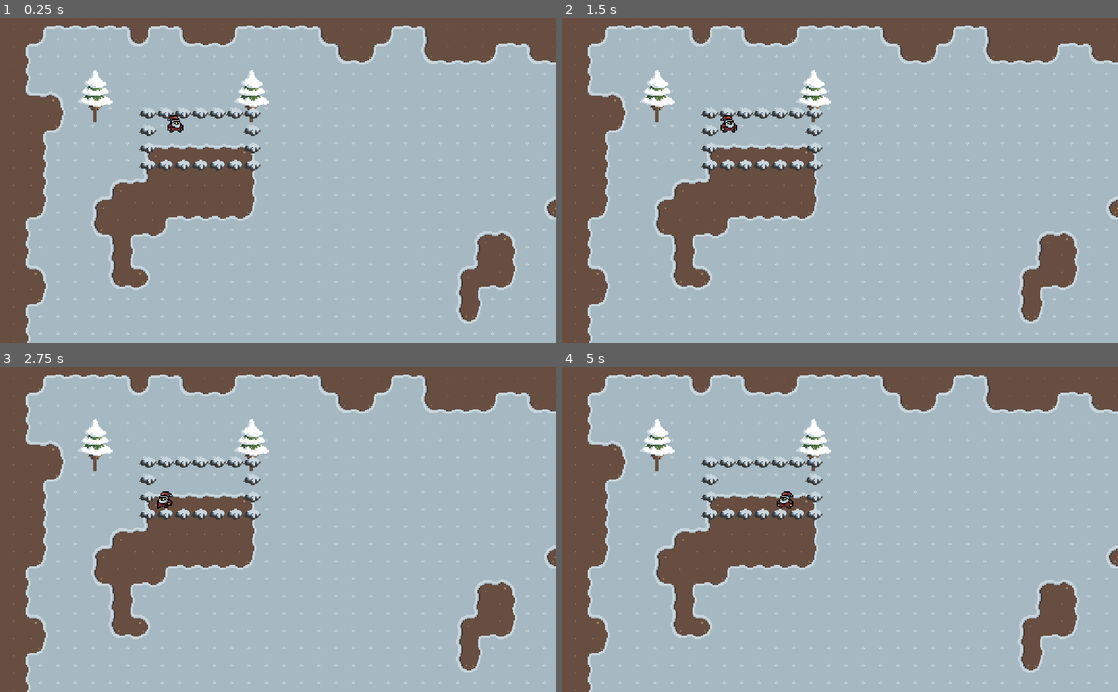
Above: before the commit, frames 1-4 (two rows, left to right).
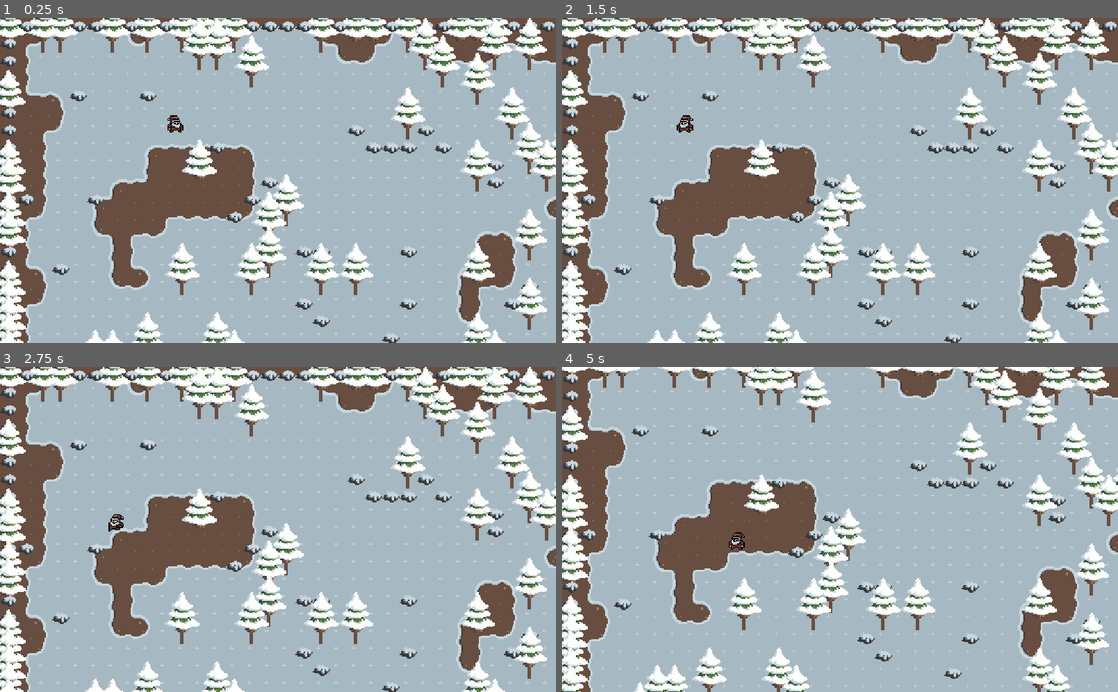
Above: after the commit, the same moments.

Repository: Nexe08/Winter-Game-Jam
Game: Godot game, scene res://Scene/Main.tscn
The game is run twice, just before and just after one commit, with the same random seed, the same clock (stepped at 60 frames per second) and the same inputs.
Inputs:
- Up to frame 1 (0.25 s): no input
- Up to frame 2 (1.5 s): tap Enter at 0.5 s; hold A (a) 0.53-1.28 s; tap D (d) at 0.8, 1.35 s
- Up to frame 3 (2.75 s): tap S (s) at 1.55 s; hold S (s) from 2.03 s (still down); tap A (a) at 2.3 s
- Up to frame 4 (5 s): release S (s) at 2.78 s; tap A (a) at 2.85, 4.55 s; tap D (d) at 3.05 s; hold D (d) 3.53-4.28 s; tap S (s) at 3.8, 4.35 s

The runs differ from the first frame. In frame 1, 21% of the frame differs, in the area x 0-100%, y 0-100%; in frame 2, 21%; in frame 3, 21%; in frame 4, 29%.

Commit message:
Implemantead random map generation.

Diff:
--- a/Scene/Main.tscn
+++ b/Scene/Main.tscn
@@ -1,10 +1,11 @@
-[gd_scene load_steps=9 format=2]
+[gd_scene load_steps=10 format=2]
 
 [ext_resource path="res://Assate/Sprites/Props/Original/Snowy/tree_snowy.png" type="Texture" id=1]
 [ext_resource path="res://Assate/Sprites/Props/Original/Snowy/rock_snowy.png" type="Texture" id=2]
 [ext_resource path="res://Assate/Tileset/SnowGround.tres" type="TileSet" id=3]
 [ext_resource path="res://Assate/Tileset/MudGround.tres" type="TileSet" id=4]
 [ext_resource path="res://Scene/Character/Senta.tscn" type="PackedScene" id=5]
+[ext_resource path="res://Script/Main.gd" type="Script" id=6]
 
 [sub_resource type="ConvexPolygonShape2D" id=2]
 points = PoolVector2Array( 16, 9.96388, 0, 10.4125, 0, 0, 16, 0 )
@@ -57,6 +58,8 @@
 2/z_index = 0
 
 [node name="Main" type="Node2D"]
+script = ExtResource( 6 )
+tile_map = NodePath("YSort/Propes")
 
 [node name="SnowGround" type="TileMap" parent="."]
 tile_set = ExtResource( 3 )
@@ -78,7 +81,6 @@
 cell_y_sort = true
 centered_textures = true
 format = 1
-tile_data = PoolIntArray( 262149, 2, 0, 262158, 2, 0, 327688, 1, 0, 327689, 1, 0, 327690, 1, 0, 327691, 1, 0, 327692, 1, 0, 327693, 1, 0, 327694, 1, 0, 393224, 1, 0, 393230, 1, 0, 458760, 1, 0, 458766, 1, 0, 524296, 1, 0, 524297, 1, 0, 524298, 1, 0, 524299, 1, 0, 524300, 1, 0, 524301, 1, 0, 524302, 1, 0 )
 
 [node name="Senta" parent="YSort" instance=ExtResource( 5 )]
 position = Vector2( 161, 96 )
--- /dev/null
+++ b/Script/Main.gd
@@ -0,0 +1,39 @@
+extends Node2D
+# Main
+
+export (NodePath) var tile_map
+
+onready var map: TileMap = get_node(tile_map)
+var tile_size = 16
+var map_size = Vector2(1024, 600) / Vector2(tile_size, tile_size)
+
+
+func _ready() -> void:
+    randomize()
+    _generate_map()
+
+func _generate_map():
+    _generte_border_propes()
+    _generte_inner_propes()
+
+func _generte_border_propes():
+    for i in [0, map_size.x]:
+        for j in range(0, map_size.y):
+            var ids = map.tile_set.get_tiles_ids()
+            ids.shuffle()
+            map.set_cell(i, j, ids.front())
+
+    for i in range(0, map_size.x):
+        for j in [0, map_size.y]:
+            var ids = map.tile_set.get_tiles_ids()
+            ids.shuffle()
+            map.set_cell(i, j, ids.front())
+
+func _generte_inner_propes():
+    for i in range(1, map_size.x - 1):
+        for j in range(1, map_size.y - 1):
+            var chance = randi() % 100
+            if chance > 45 and chance < 55:
+                var ids = map.tile_set.get_tiles_ids()
+                ids.shuffle()
+                map.set_cell(i, j, ids.front())
